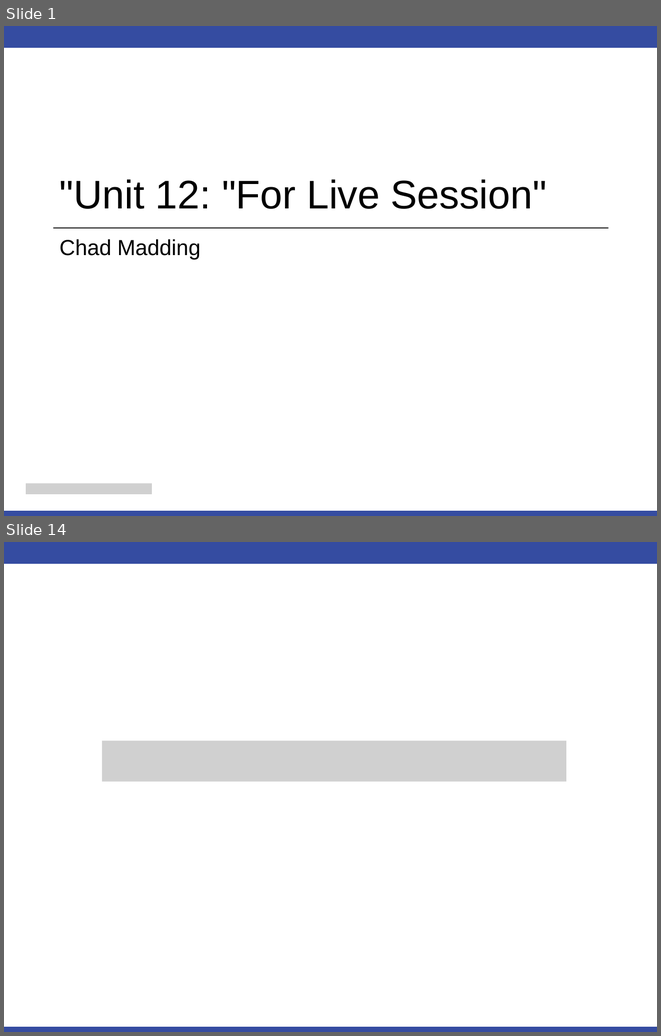
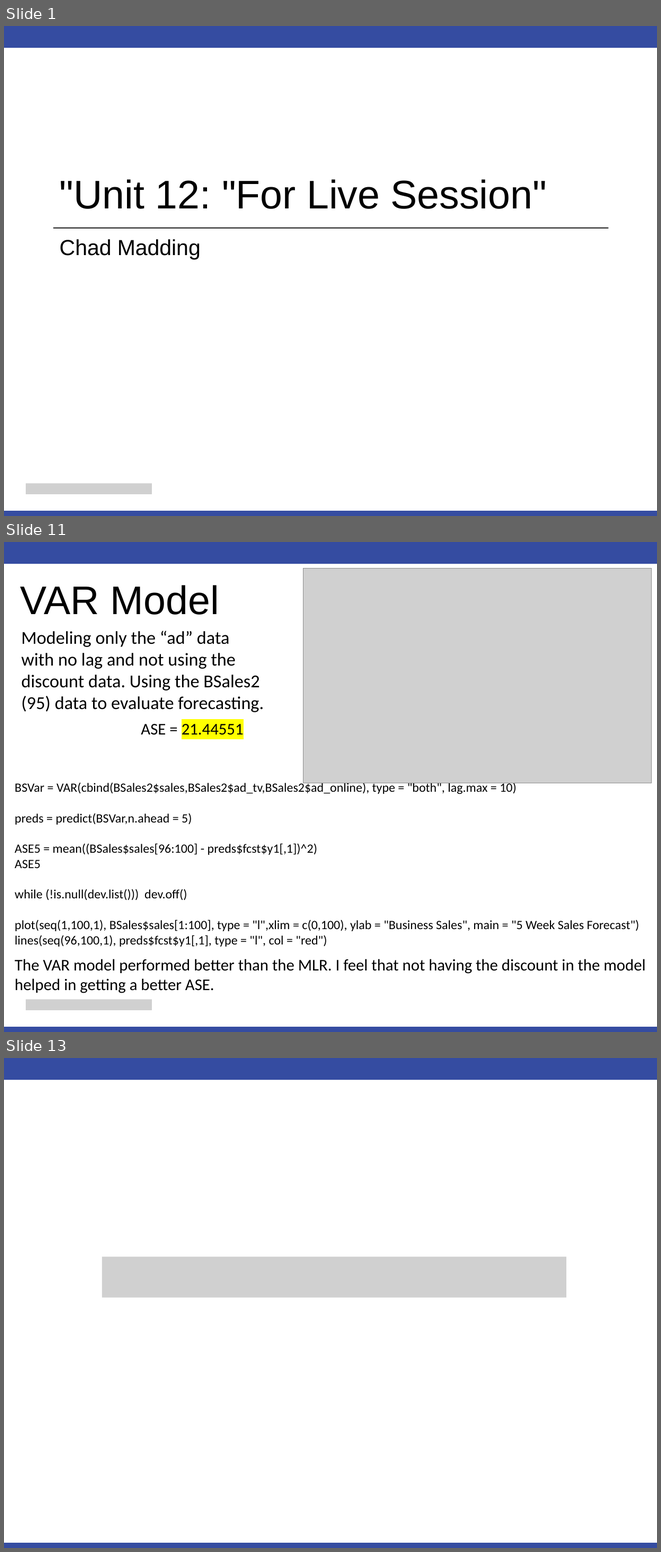
Before and after one commit to cmadding/MSDS6373, a slide deck: Unit12/Chad_Madding_Unit 12 For Live Session.pptx. Shown one above the other, each under a label of ours: slides 1 and 14 before the commit, slides 1, 11 and 13 after it; the slides between them are not shown. The pictures are 661x1036 and 661x1552 pixels, drawn with LibreOffice and Linux fonts; fonts in the diff are those of the drawing; grey boxes stand for pictures. Boxes give left, top, right and bottom in pixels: in the first picture for what was removed or moved away, otherwise in the second. Text is boxed around its words. In the diff, an @@ line names an element or a change of style, - is before the commit and + after.

Commit message:
Updated Unit 12 informmation and added weather data to the final project.

```diff
--- a/Unit12/Chad_Madding_Unit 12 For Live Session.pptx
+++ b/Unit12/Chad_Madding_Unit 12 For Live Session.pptx
@@ slide 11 added at [4,542,657,1032], background #FFFFFF; not listed: 2 template elements that a slide beside it also shows @@
@@ picture added at [303,568,651,783] @@
@@ text added at [20,585,219,615], 44 pt, text #000000 @@
+VAR Model
@@ text added at [21,631,264,712], 20 pt, text #000000 @@
+Modeling only the “ad” data with no lag and not using the discount data. Using the BSales2 (95) data to evaluate forecasting.
@@ text added at [141,724,244,735], 18 pt, text #000000 @@
+ASE = 21.44551
@@ text added at [15,781,639,946], 14 pt, text #000000 @@
+BSVar = VAR(cbind(BSales2$sales,BSales2$ad_tv,BSales2$ad_online), type = "both", lag.max = 10)
+preds = predict(BSVar,n.ahead = 5)
+ASE5 = mean((BSales$sales[96:100] - preds$fcst$y1[,1])^2)
+ASE5
+while (!is.null(dev.list())) dev.off()
+plot(seq(1,100,1), BSales$sales[1:100], type = "l",xlim = c(0,100), ylab = "Business Sales", main = "5 Week Sales Forecast")
+lines(seq(96,100,1), preds$fcst$y1[,1], type = "l", col = "red")
@@ text added at [15,959,645,993], 18 pt, text #000000 @@
+The VAR model performed better than the MLR. I feel that not having the discount in the model helped in getting a better ASE.
@@ picture added at [26,999,151,1010] @@
@@ what was slide 14 is now slide 13 @@
```
Also in this commit, not shown: 1 slide changed, 9 other slides added, 11 slides removed, 17 other files.
